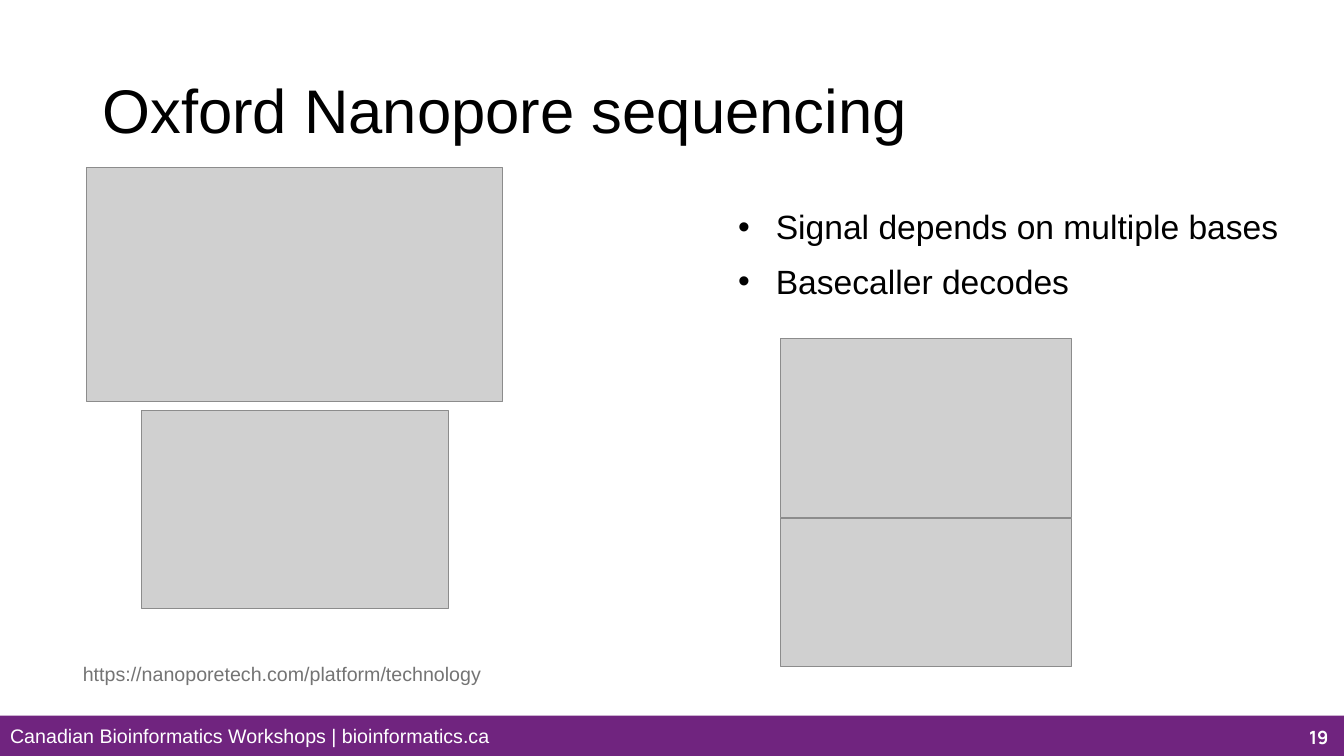
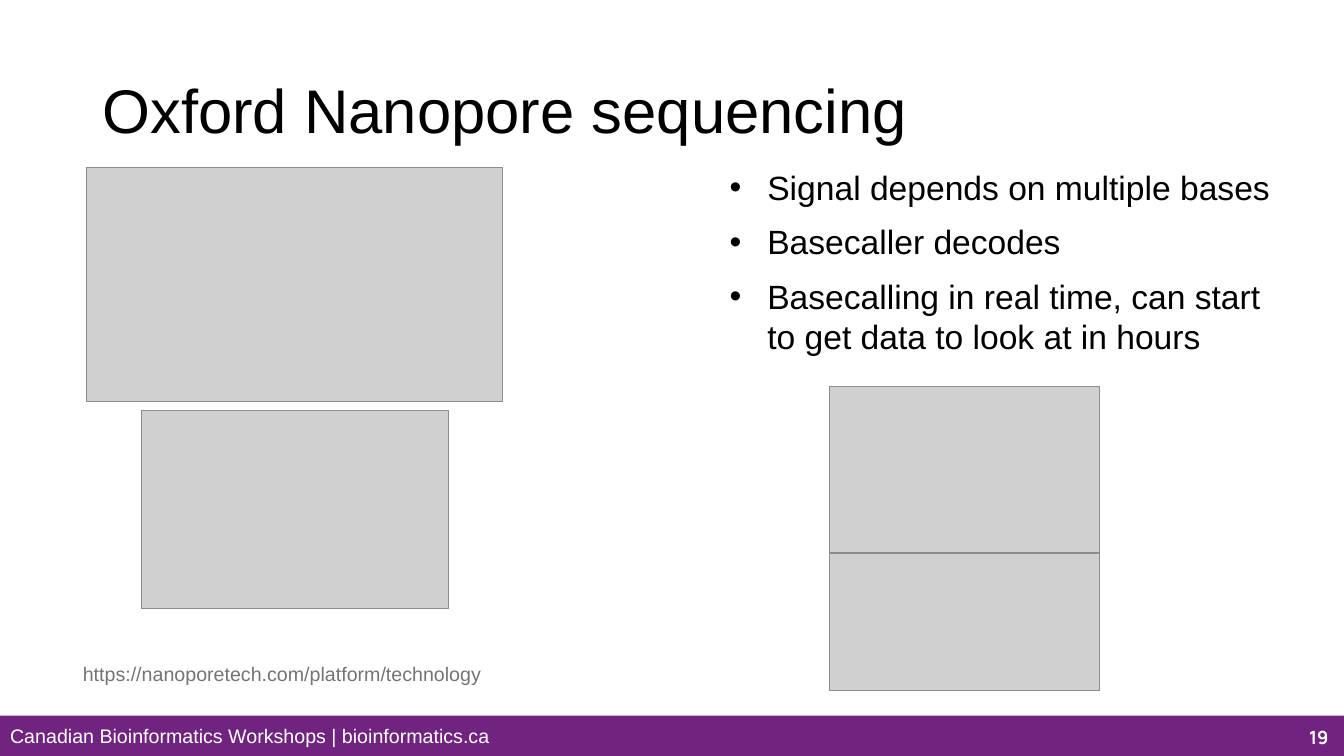
Before and after one commit to bioinformaticsdotca/HTG_Van-2611, a slide deck: slide 19 of content-files/Module_1a_HTG_Van-2611.pptx. Drawn at 1344x756 pixels with LibreOffice and Linux fonts; fonts in the diff are those of the drawing; grey boxes stand for pictures; background and template pictures are left out. Boxes give left, top, right and bottom in pixels: in the first picture for what was removed or moved away, otherwise in the second. Text is boxed around its words. In the diff, an @@ line names an element or a change of style, - is before the commit and + after.

```diff
--- a/content-files/Module_1a_HTG_Van-2611.pptx
+++ b/content-files/Module_1a_HTG_Van-2611.pptx
@@ text "Signal depends on multiple bases": place and size @@
-text "Signal depends on multiple bases" at <box>776,214,1279,295</box>
+text "Signal depends on multiple bases" at <box>767,175,1270,356</box>
@@ text at <box>767,284,1260,356</box>: paragraph added @@
+• Basecalling in real time, can start to get data to look at in hours
@@ picture: place and size @@
-picture at <box>781,339,1072,518</box>
+picture at <box>830,387,1101,554</box>
@@ picture: place and size @@
-picture at <box>781,518,1072,666</box>
+picture at <box>830,554,1101,692</box>
```
Also in this commit, not shown: 6 other slides changed, 3 slides added, 29 other files.
